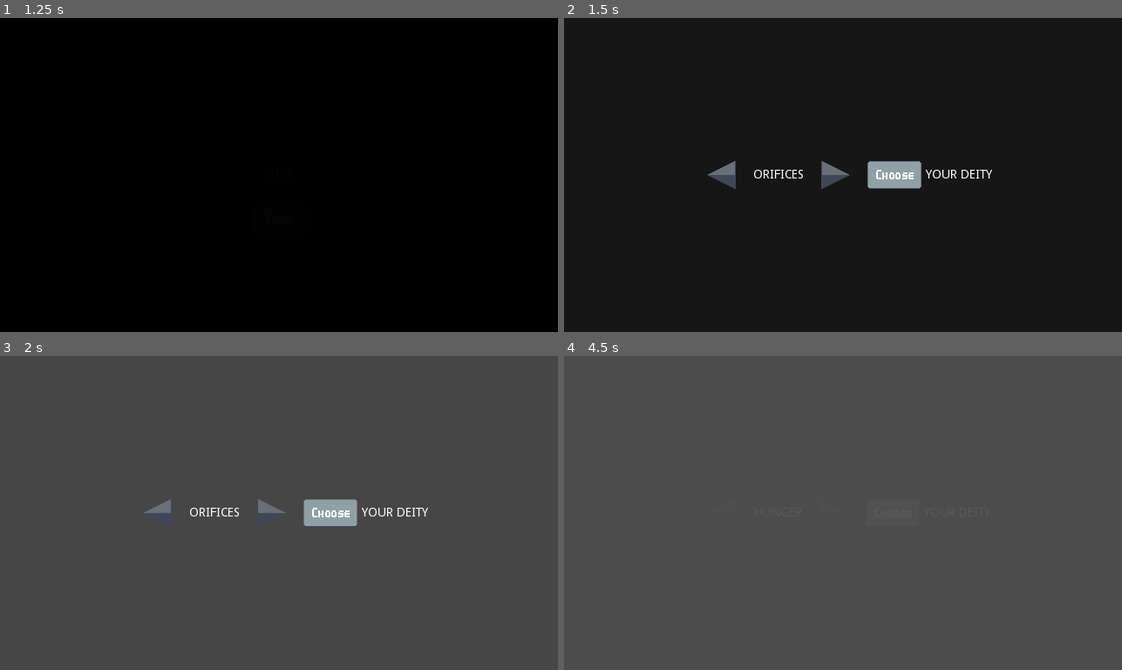
Above: before the commit, frames 1-4 (two rows, left to right).
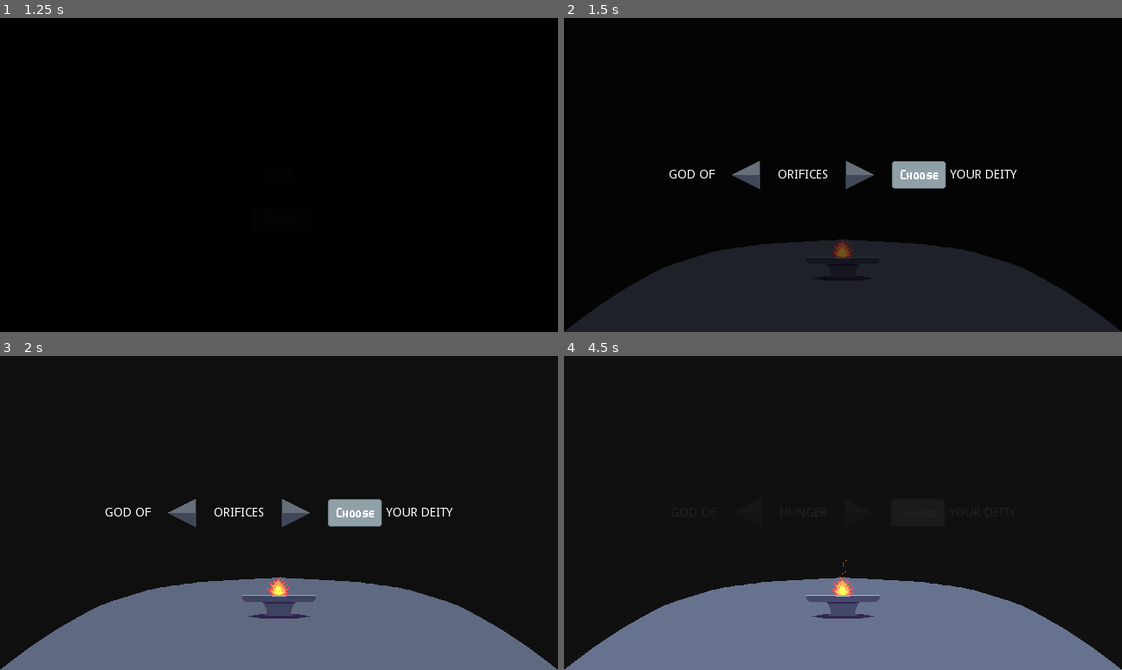
Above: after the commit, the same moments.

Repository: RustyMonky/LudumDare43
Game: Godot game, scene res://scenes/title/title.tscn
The game is run twice, just before and just after one commit, with the same random seed, the same clock (stepped at 60 frames per second) and the same inputs.
Inputs (mouse positions are in pixels of both pictures, inside the frame that each line leads up to; where the layout moved, square brackets give the same spot in the first picture):
- Up to frame 1 (1.25 s): click (279, 218) at 0.5 s
- Up to frame 2 (1.5 s): no input
- Up to frame 3 (2 s): no input
- Up to frame 4 (4.5 s): click (748, 513) [720, 513] at 2 s; click (859, 513) [831, 513] at 2.75 s; click (921, 513) [893, 513] at 3.5 s; click (748, 513) [720, 513] at 4.25 s

Frame 1 is identical in both runs. In frame 2, 2.4% of the frame differs, in the area x 18-82%, y 45-77%; in frame 3, 99%; in frame 4, 100%, in the area x 0-100%, y 0-100%.

Commit message:
Adds game background, particles, and lighting, making worshippers their own scene

Diff:
--- a/scenes/game/game.gd
+++ b/scenes/game/game.gd
@@ -12,6 +12,7 @@
 
 var computerBid = 0
 var followerIcon = load("res://assets/sprites/ui/icons/follower.png")
+var worshipper = load("res://ui/worshipper/worshipper.tscn")
 
 func _ready():
 	carousel.setHeader("your deity")
@@ -27,8 +28,7 @@
 		child.queue_free()
 
 	for i in range(gameData.playerFollowerCount):
-		var follower = TextureRect.new()
-		follower.texture = followerIcon
+		var follower = worshipper.instance()
 		followerHbox.add_child(follower)
 	playerDeityPanel.setCount(gameData.playerFollowerCount)
 
--- a/scenes/game/game.tscn
+++ b/scenes/game/game.tscn
@@ -1,12 +1,65 @@
-[gd_scene load_steps=6 format=2]
+[gd_scene load_steps=11 format=2]
 
 [ext_resource path="res://scenes/game/game.gd" type="Script" id=1]
 [ext_resource path="res://ui/themes/deityHbox/deityHbox.tres" type="Theme" id=2]
 [ext_resource path="res://ui/deityPanel/deityPanel.tscn" type="PackedScene" id=3]
 [ext_resource path="res://ui/textInterface/textInterface.tscn" type="PackedScene" id=4]
 [ext_resource path="res://ui/carousel/carousel.tscn" type="PackedScene" id=5]
-
-[node name="game" type="Node2D" index="0"]
+[ext_resource path="res://assets/sprites/screens/game.png" type="Texture" id=6]
+[ext_resource path="res://assets/sprites/effects/light.png" type="Texture" id=7]
+
+[sub_resource type="Gradient" id=2]
+
+offsets = PoolRealArray( 0, 1.54143e-043, 1 )
+colors = PoolColorArray( 0.788235, 0.188235, 0.219608, 1, 0.870588, 0.415686, 0.219608, 1, 1, 0.678431, 0.231373, 1 )
+
+[sub_resource type="GradientTexture" id=3]
+
+flags = 4
+gradient = SubResource( 2 )
+width = 2048
+
+[sub_resource type="ParticlesMaterial" id=1]
+
+render_priority = 0
+trail_divisor = 1
+emission_shape = 2
+emission_box_extents = Vector3( 8, 1, 1 )
+flag_align_y = false
+flag_rotate_y = false
+flag_disable_z = true
+spread = 90.0
+flatness = 1.0
+gravity = Vector3( 0, -90, 0 )
+initial_velocity = 0.0
+initial_velocity_random = 0.0
+angular_velocity = 0.0
+angular_velocity_random = 0.0
+orbit_velocity = 0.0
+orbit_velocity_random = 0.0
+linear_accel = 1.0
+linear_accel_random = 0.0
+radial_accel = -30.0
+radial_accel_random = 1.0
+tangential_accel = 0.0
+tangential_accel_random = 0.0
+damping = 0.0
+damping_random = 0.0
+angle = 0.0
+angle_random = 0.0
+scale = 1.0
+scale_random = 0.0
+color_ramp = SubResource( 3 )
+hue_variation = 0.0
+hue_variation_random = 0.0
+anim_speed = 0.0
+anim_speed_random = 0.0
+anim_offset = 0.0
+anim_offset_random = 0.0
+anim_loop = false
+_sections_unfolded = [ "Angular Velocity", "Emission Shape", "Gravity", "Hue Variation", "Initial Velocity", "Linear Accel", "Orbit Velocity", "Radial Accel", "Spread", "Trail" ]
+
+[node name="game" type="Node2D"]
 
 script = ExtResource( 1 )
 
@@ -130,4 +183,59 @@
 playback/repeat = false
 playback/speed = 1.0
 
+[node name="background" type="Sprite" parent="." index="2"]
+
+texture = ExtResource( 6 )
+centered = false
+_sections_unfolded = [ "Offset" ]
+
+[node name="altarEmbers" type="Particles2D" parent="background" index="0"]
+
+position = Vector2( 320, 270 )
+emitting = true
+amount = 16
+lifetime = 1.0
+one_shot = false
+preprocess = 0.0
+speed_scale = 0.5
+explosiveness = 0.0
+randomness = 1.0
+fixed_fps = 0
+fract_delta = true
+visibility_rect = Rect2( -100, -100, 200, 200 )
+local_coords = true
+draw_order = 0
+process_material = SubResource( 1 )
+texture = null
+normal_map = null
+h_frames = 1
+v_frames = 1
+_sections_unfolded = [ "Drawing", "Process Material", "Textures", "Time", "Visibility" ]
+
+[node name="altarLight" type="Light2D" parent="." index="3"]
+
+position = Vector2( 320, 180 )
+enabled = true
+editor_only = false
+texture = ExtResource( 7 )
+offset = Vector2( 0, 0 )
+texture_scale = 1.0
+color = Color( 0.6, 0.6, 0.6, 1 )
+energy = 1.0
+mode = 0
+range_height = 0.0
+range_z_min = -1024
+range_z_max = 1024
+range_layer_min = 0
+range_layer_max = 0
+range_item_cull_mask = 1
+shadow_enabled = true
+shadow_color = Color( 0, 0, 0, 1 )
+shadow_buffer_size = 2048
+shadow_gradient_length = 0.0
+shadow_filter = 1
+shadow_filter_smooth = 0.0
+shadow_item_cull_mask = 1
+_sections_unfolded = [ "Shadow" ]
+
 [connection signal="tree_exited" from="ui/uiContainer/carousel" to="." method="_on_carousel_tree_exited"]
--- a/ui/carousel/carousel.tscn
+++ b/ui/carousel/carousel.tscn
@@ -22,14 +22,37 @@
 alignment = 1
 script = ExtResource( 1 )
 
-[node name="arrowLeft" type="TextureButton" parent="." index="0"]
+[node name="label" type="Label" parent="." index="0"]
 
 anchor_left = 0.0
 anchor_top = 0.0
 anchor_right = 0.0
 anchor_bottom = 0.0
-margin_left = 176.0
-margin_right = 240.0
+margin_left = 147.0
+margin_top = 25.0
+margin_right = 200.0
+margin_bottom = 39.0
+rect_pivot_offset = Vector2( 0, 0 )
+rect_clip_content = false
+mouse_filter = 2
+mouse_default_cursor_shape = 0
+size_flags_horizontal = 1
+size_flags_vertical = 4
+text = "God of"
+valign = 1
+uppercase = true
+percent_visible = 1.0
+lines_skipped = 0
+max_lines_visible = -1
+
+[node name="arrowLeft" type="TextureButton" parent="." index="1"]
+
+anchor_left = 0.0
+anchor_top = 0.0
+anchor_right = 0.0
+anchor_bottom = 0.0
+margin_left = 204.0
+margin_right = 268.0
 margin_bottom = 64.0
 rect_pivot_offset = Vector2( 0, 0 )
 rect_clip_content = false
@@ -46,15 +69,15 @@
 stretch_mode = 4
 _sections_unfolded = [ "Textures" ]
 
-[node name="optionLabel" type="Label" parent="." index="1"]
+[node name="optionLabel" type="Label" parent="." index="2"]
 
 anchor_left = 0.0
 anchor_top = 0.0
 anchor_right = 0.0
 anchor_bottom = 0.0
-margin_left = 244.0
+margin_left = 272.0
 margin_top = 25.0
-margin_right = 296.0
+margin_right = 324.0
 margin_bottom = 39.0
 rect_pivot_offset = Vector2( 0, 0 )
 rect_clip_content = false
@@ -70,14 +93,14 @@
 lines_skipped = 0
 max_lines_visible = -1
 
-[node name="arrowRight" type="TextureButton" parent="." index="2"]
+[node name="arrowRight" type="TextureButton" parent="." index="3"]
 
 anchor_left = 0.0
 anchor_top = 0.0
 anchor_right = 0.0
 anchor_bottom = 0.0
-margin_left = 300.0
-margin_right = 364.0
+margin_left = 328.0
+margin_right = 392.0
 margin_bottom = 64.0
 rect_pivot_offset = Vector2( 0, 0 )
 rect_clip_content = false
@@ -94,14 +117,14 @@
 stretch_mode = 4
 _sections_unfolded = [ "Textures" ]
 
-[node name="chooseButton" type="TextureButton" parent="." index="3"]
+[node name="chooseButton" type="TextureButton" parent="." index="4"]
 
 anchor_left = 0.0
 anchor_top = 0.0
 anchor_right = 0.0
 anchor_bottom = 0.0
-margin_left = 368.0
-margin_right = 432.0
+margin_left = 396.0
+margin_right = 460.0
 margin_bottom = 64.0
 rect_pivot_offset = Vector2( 0, 0 )
 rect_clip_content = false
@@ -118,7 +141,7 @@
 stretch_mode = 4
 _sections_unfolded = [ "Textures" ]
 
-[node name="tween" type="Tween" parent="." index="4"]
+[node name="tween" type="Tween" parent="." index="5"]
 
 repeat = false
 playback_process_mode = 1
@@ -127,15 +150,15 @@
 playback/repeat = false
 playback/speed = 1.0
 
-[node name="carouselHeader" type="Label" parent="." index="5"]
+[node name="carouselHeader" type="Label" parent="." index="6"]
 
 anchor_left = 0.0
 anchor_top = 0.0
 anchor_right = 0.0
 anchor_bottom = 0.0
-margin_left = 436.0
+margin_left = 464.0
 margin_top = 25.0
-margin_right = 464.0
+margin_right = 492.0
 margin_bottom = 39.0
 rect_pivot_offset = Vector2( 0, 0 )
 rect_clip_content = false
--- /dev/null
+++ b/ui/worshipper/worshipper.tscn
@@ -0,0 +1,33 @@
+[gd_scene load_steps=3 format=2]
+
+[ext_resource path="res://assets/sprites/ui/icons/follower.png" type="Texture" id=1]
+
+[sub_resource type="OccluderPolygon2D" id=1]
+
+closed = true
+cull_mode = 0
+polygon = PoolVector2Array( -0.427185, 42.1359, -0.427185, 32.1359, 39.5728, 32.1359, 39.5728, 42.1359 )
+
+[node name="worshipper" type="TextureRect" index="0"]
+
+anchor_left = 0.0
+anchor_top = 0.0
+anchor_right = 0.0
+anchor_bottom = 0.0
+margin_right = 40.0
+margin_bottom = 40.0
+rect_pivot_offset = Vector2( 0, 0 )
+rect_clip_content = false
+mouse_filter = 1
+mouse_default_cursor_shape = 0
+size_flags_horizontal = 1
+size_flags_vertical = 1
+texture = ExtResource( 1 )
+stretch_mode = 5
+_sections_unfolded = [ "Rect" ]
+
+[node name="occluder" type="LightOccluder2D" parent="." index="0"]
+
+position = Vector2( 0.427185, -4.84146 )
+occluder = SubResource( 1 )
+light_mask = 1
Binary file changed: assets/sprites/deities/hunger.png
Binary file added: assets/sprites/effects/light.png
Not shown, added: assets/sprites/effects/light.png.import
Binary file added: assets/sprites/screens/game.png
Not shown, added: assets/sprites/screens/game.png.import
